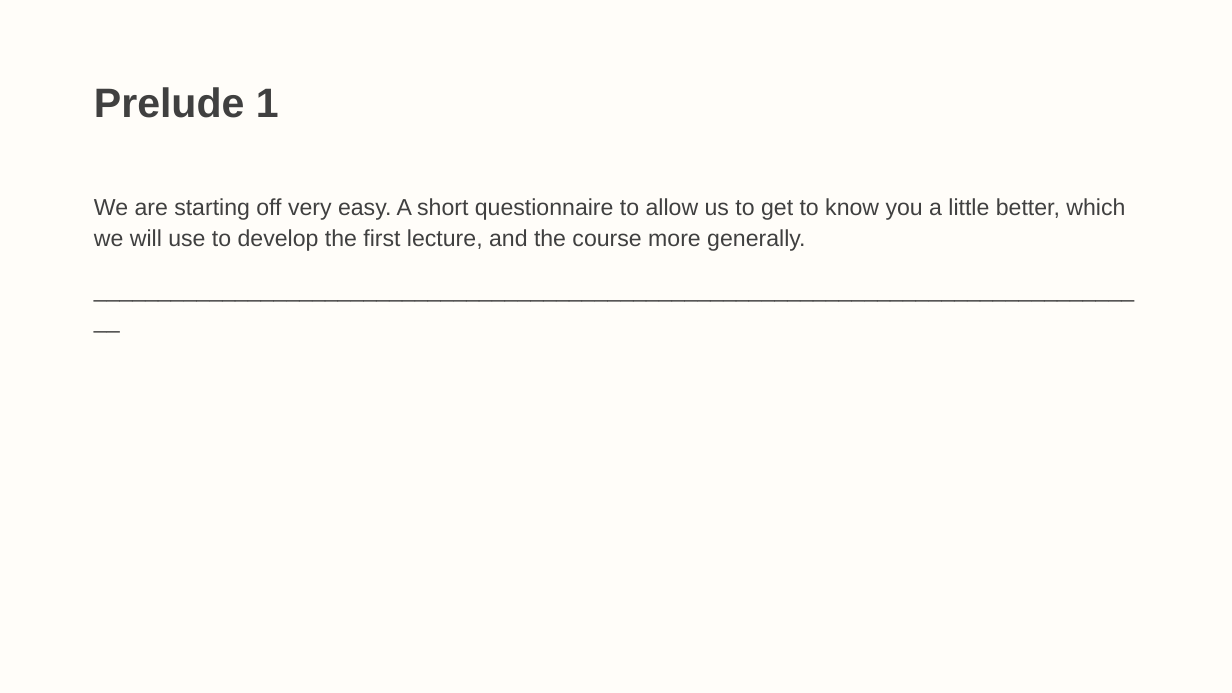
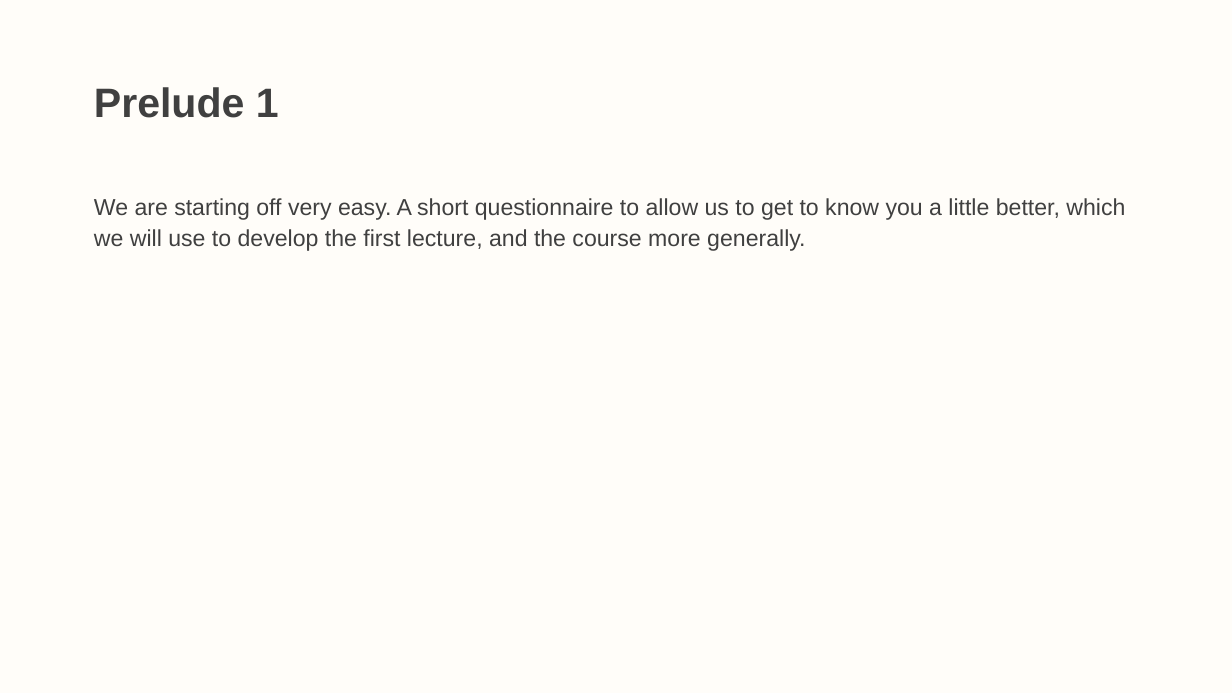
Before and after one commit to LittleMonkeyLab/PS52007Dslides, a slide deck: slide 16 of _site/lectures/Lecture00/Lecture00.pptx (slide 15 before the commit). Drawn at 1232x693 pixels with LibreOffice and Linux fonts; fonts in the diff are those of the drawing. Boxes give left, top, right and bottom in pixels: in the first picture for what was removed or moved away, otherwise in the second. Text is boxed around its words. In the diff, an @@ line names an element or a change of style, - is before the commit and + after.

```diff
--- a/_site/lectures/Lecture00/Lecture00.pptx
+++ b/_site/lectures/Lecture00/Lecture00.pptx
@@ text at bbox=[94, 198, 1125, 251]: paragraph removed @@
-___________________________________________________________________________________
```
Also in this commit, not shown: 9 other slides changed, 2 slides added, 26 slides removed, 25 other files.
